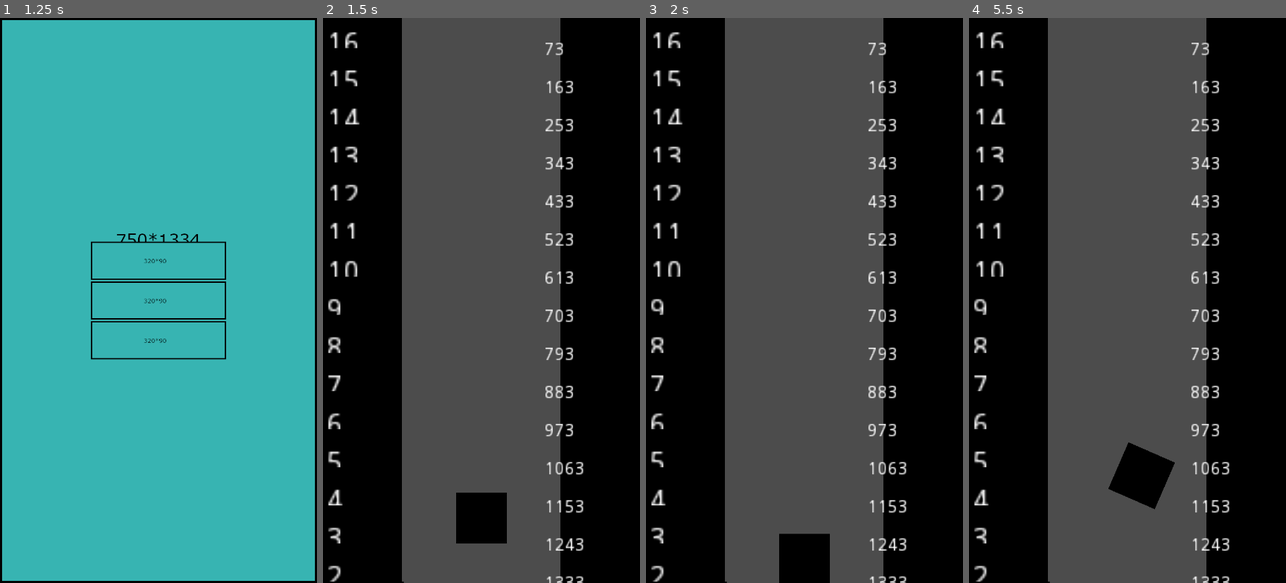
Above: before the commit, frames 1-4 (left to right).
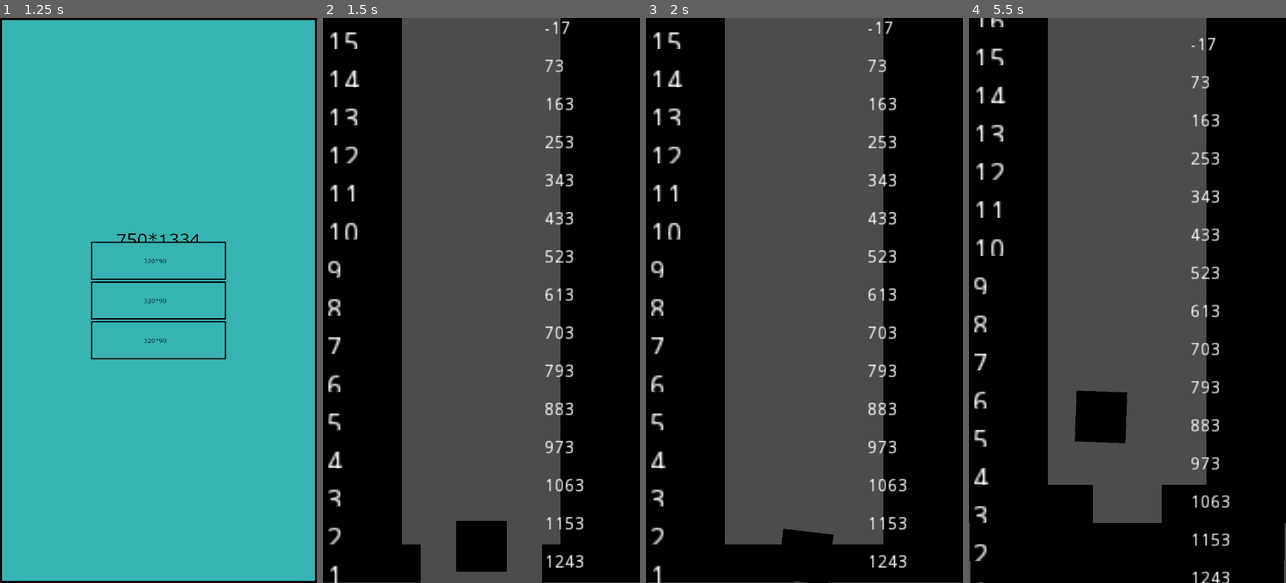
Above: after the commit, the same moments.

Repository: koryslaby/Godot_Game_Development
Game: Godot game, scene res://scenes/Start_Screen.tscn
Same seed, same stepped clock (60 frames per second), same inputs: the game is played once before the commit and once after it.
Inputs (mouse positions are in pixels of both pictures, inside the frame that each line leads up to):
- Up to frame 1 (1.25 s): click (161, 537) at 0.5 s
- Up to frame 2 (1.5 s): click (481, 260) at 1.25 s
- Up to frame 3 (2 s): no input
- Up to frame 4 (5.5 s): tap Space (Jump) at 2.27, 3.02, 4.52, 5.27 s

Frame 1 is identical in both runs. In frame 2, 6.7% of the frame differs, in the area x 0-100%, y 0-100%; in frame 3, 6.7%; in frame 4, 15%.

Commit message:
Levels spawn perfectly and 2 game modes setup

Diff:
--- a/Jumper_Squish/game/scenes/World.tscn
+++ b/Jumper_Squish/game/scenes/World.tscn
@@ -8,14 +8,14 @@
 custom_solver_bias = 0.0
 extents = Vector2( 100, 10 )
 
-[node name="World" type="Node2D"]
+[node name="World" type="Node2D" index="0"]
 
 script = ExtResource( 1 )
 
 [node name="Start" type="StaticBody2D" parent="." index="0"]
 
 editor/display_folded = true
-position = Vector2( 374.35, 1349.16 )
+position = Vector2( 375, 1344.68 )
 input_pickable = false
 collision_layer = 1
 collision_mask = 1
@@ -23,7 +23,7 @@
 constant_angular_velocity = 0.0
 friction = 1.0
 bounce = 0.0
-_sections_unfolded = [ "Collision" ]
+_sections_unfolded = [ "Collision", "Transform" ]
 __meta__ = {
 "_edit_group_": true
 }
@@ -34,7 +34,8 @@
 
 [node name="player2" parent="." index="1" instance=ExtResource( 2 )]
 
-position = Vector2( 374.888, 1171.09 )
+position = Vector2( 375, 1237.4 )
+_sections_unfolded = [ "Angular", "Applied Forces", "Collision", "Linear", "Transform" ]
 
 [node name="level_movement" type="Camera2D" parent="." index="2"]
 
--- a/Jumper_Squish/game/scenes/levels_s.tscn
+++ b/Jumper_Squish/game/scenes/levels_s.tscn
@@ -17,7 +17,7 @@
 extents = Vector2( 10, 10 )
 _sections_unfolded = [ "Resource" ]
 
-[node name="levels_s" type="Node2D" index="0"]
+[node name="levels_s" type="Node2D"]
 
 position = Vector2( 6.66899, 150.579 )
 script = ExtResource( 1 )
--- a/Jumper_Squish/game/scripts/World.gd
+++ b/Jumper_Squish/game/scripts/World.gd
@@ -20,6 +20,7 @@
 
 	var start = self.spawn_levels()
 	camera_start_position = camera.get_position()
+	print("starting chain")
 	start.chain()
 
 func random_speeds(level):
@@ -40,18 +41,8 @@
 			pass
 		if Global.diff_heights == true:
 			new_level.randome_level_heights()
-		if i == 0:
-			spawn.y += new_level.get_text_height()
 		spawn.y -= new_level.get_text_height()
-		print("--------------------------------")
-		print("in levels infor: ")
 		new_level.display_level_counter()
-
-		print("--------------------------------")
-		print("level_number is: ", Global.get_level_num())
-		print("spawning info")
-		print("spawn.y is: ", spawn.y)
-		print("new_level.get_textheight is: ", new_level.get_text_height())
 		new_level.set_position(spawn)
 		new_level.display_position(new_level.get_position().y)
 		if i > 0:
--- a/Jumper_Squish/game/scripts/levels_s.gd
+++ b/Jumper_Squish/game/scripts/levels_s.gd
@@ -39,8 +39,10 @@
 	Global.set_level_num(1);
 
 func display_position(value):
+	var new_pos = Vector2(position_detect.get_position().x, self.get_text_height()/4)
 	var pos = str(value)
 	position_detect.set_text(pos)
+	position_detect.set_position(new_pos)
 #temp vars/funcs
 
 
@@ -85,7 +87,7 @@
 	var left_w = (left_sprite.texture.get_width() - col_margin)/2
 	var right_h = (right_sprite.texture.get_height() - col_margin)/2
 	var right_w = (right_sprite.texture.get_width() - col_margin)/2
-	ChangePositionInParent(right_h)
+	ChangePositionInParent(left_sprite.texture.get_height()/2)
 	var colShapeRight = Vector2(right_w-1, right_h)
 	var colShapeLeft = Vector2(left_w, left_h)
 	right.add_to_group("levels")
@@ -104,7 +106,7 @@
 	var check_point = right.position.x - check_point_right
 
 	if inclose == true && check_point > screen_half:
-		collision_maker()
+		#collision_maker()
 		var right_pos = right.get_position()
 		var left_pos = left.get_position()
 		right_pos += right_vel
Not shown, added: .DS_Store
